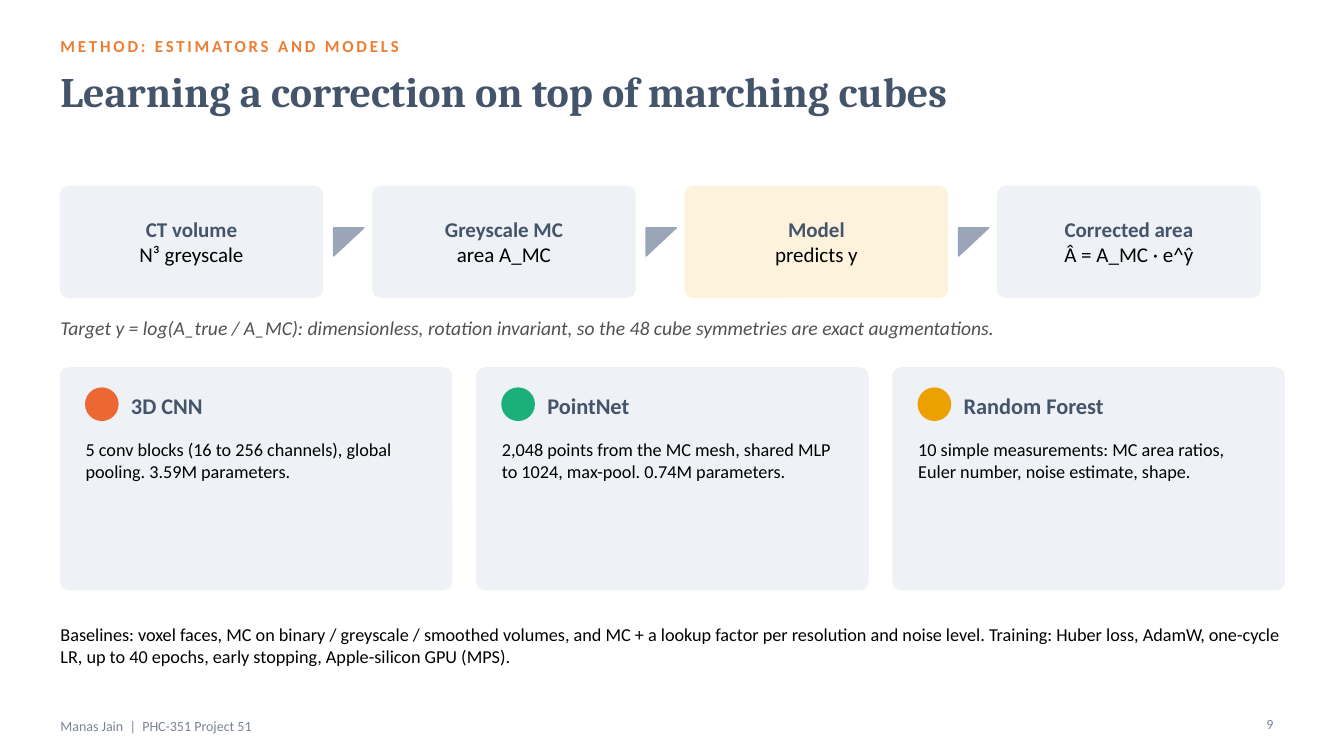
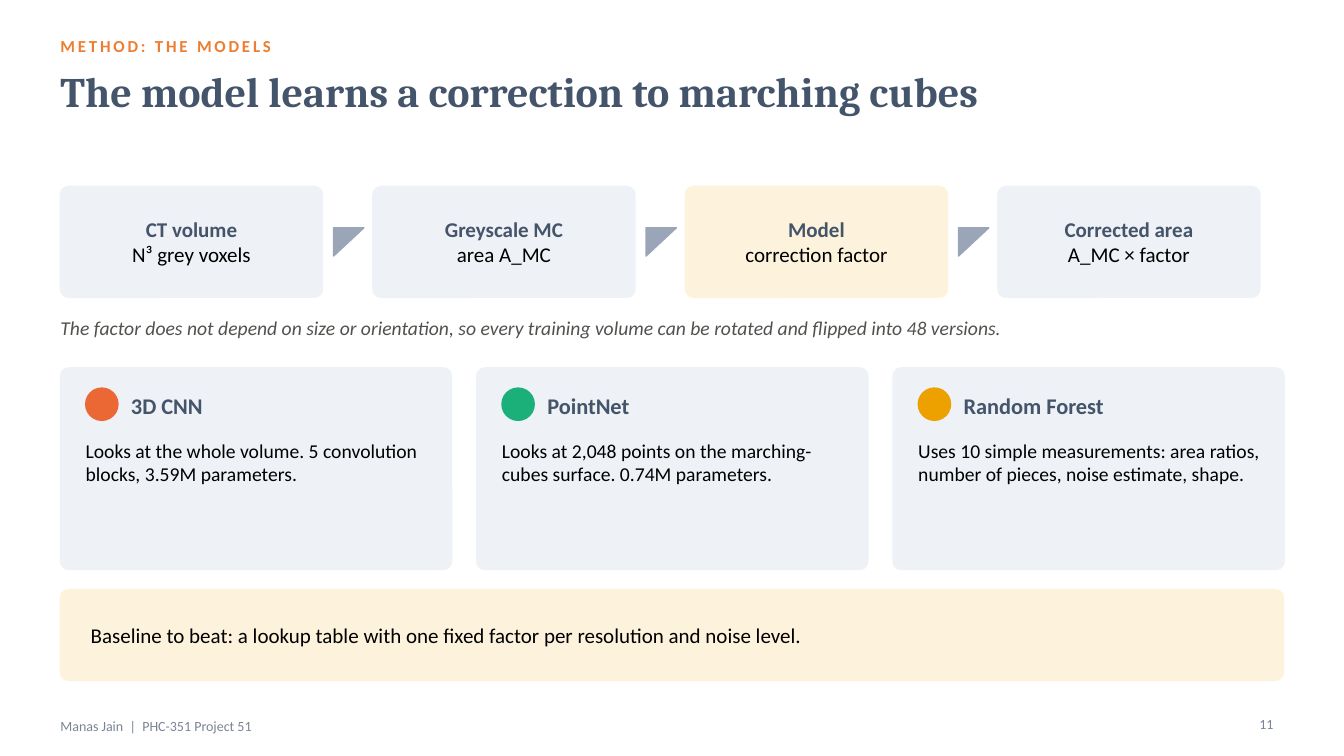
Before and after one commit to manasj756/AI-Based-3D-Surface-Area-Estimation, a slide deck: slide 11 of slides/Project51_ManasJain.pptx (slide 9 before the commit). Drawn at 1344x756 pixels with LibreOffice and Linux fonts; fonts in the diff are those of the drawing. Boxes give left, top, right and bottom in pixels: in the first picture for what was removed or moved away, otherwise in the second. Text is boxed around its words. In the diff, an @@ line names an element or a change of style, - is before the commit and + after.

```diff
--- a/slides/Project51_ManasJain.pptx
+++ b/slides/Project51_ManasJain.pptx
@@ text at (x1=60, y1=41, x2=271, y2=52): text changed @@
-METHOD: ESTIMATORS AND MODELS
+METHOD: THE MODELS
@@ title at (x1=60, y1=78, x2=977, y2=116): text changed @@
-Learning a correction on top of marching cubes
+The model learns a correction to marching cubes
@@ text at (x1=132, y1=246, x2=251, y2=266): text changed @@
-N³ greyscale
+N³ grey voxels
@@ text at (x1=745, y1=247, x2=887, y2=262): text changed @@
-predicts y
+correction factor
@@ text at (x1=1068, y1=247, x2=1190, y2=265): text changed @@
-Â = A_MC · e^ŷ
+A_MC × factor
@@ text at (x1=60, y1=321, x2=1001, y2=339): text changed @@
-Target y = log(A_true / A_MC): dimensionless, rotation invariant, so the 48 cube symmetries are exact augmentations.
+The factor does not depend on size or orientation, so every training volume can be rotated and flipped into 48 versions.
@@ rounded rectangle resized from (x1=60, y1=368, x2=452, y2=590) to (x1=60, y1=368, x2=452, y2=570) @@
@@ rounded rectangle resized from (x1=477, y1=368, x2=868, y2=590) to (x1=477, y1=368, x2=868, y2=570) @@
@@ proportions changed in 3 elements at (x1=60, y1=368, x2=452, y2=570), (x1=477, y1=368, x2=868, y2=570), (x1=893, y1=368, x2=1285, y2=570) @@
@@ rounded rectangle resized from (x1=893, y1=368, x2=1285, y2=590) to (x1=893, y1=368, x2=1285, y2=570) @@
@@ text at (x1=86, y1=444, x2=417, y2=484): text changed; size 13 to 14 pt @@
-5 conv blocks (16 to 256 channels), global pooling. 3.59M parameters.
+Looks at the whole volume. 5 convolution blocks, 3.59M parameters.
@@ text at (x1=502, y1=444, x2=811, y2=484): text changed; size 13 to 14 pt @@
-2,048 points from the MC mesh, shared MLP to 1024, max-pool. 0.74M parameters.
+Looks at 2,048 points on the marching-cubes surface. 0.74M parameters.
@@ text at (x1=918, y1=444, x2=1260, y2=484): text changed; size 13 to 14 pt @@
-10 simple measurements: MC area ratios, Euler number, noise estimate, shape.
+Uses 10 simple measurements: area ratios, number of pieces, noise estimate, shape.
@@ rounded rectangle added at (x1=60, y1=590, x2=1284, y2=681), fill #FDF3DC, outline #FDF3DC 1 pt @@
@@ text at (x1=91, y1=628, x2=801, y2=647): text changed; size 13 to 15 pt @@
-Baselines: voxel faces, MC on binary / greyscale / smoothed volumes, and MC + a lookup factor per resolution and noise level. Training: Huber loss, AdamW, one-cycle LR, up to 40 epochs, early stopping, Apple-silicon GPU (MPS).
+Baseline to beat: a lookup table with one fixed factor per resolution and noise level.
@@ page number at (x1=1259, y1=720, x2=1273, y2=729): text changed @@
-9
+11
```
Also in this commit, not shown: 12 other slides changed, 7 slides added, 3 slides removed, 14 other files.
